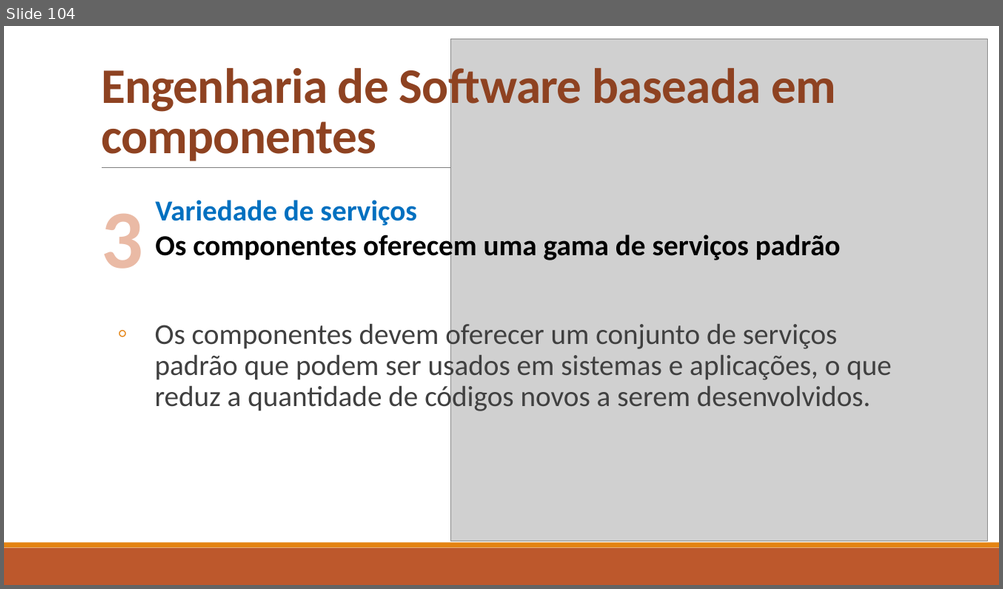
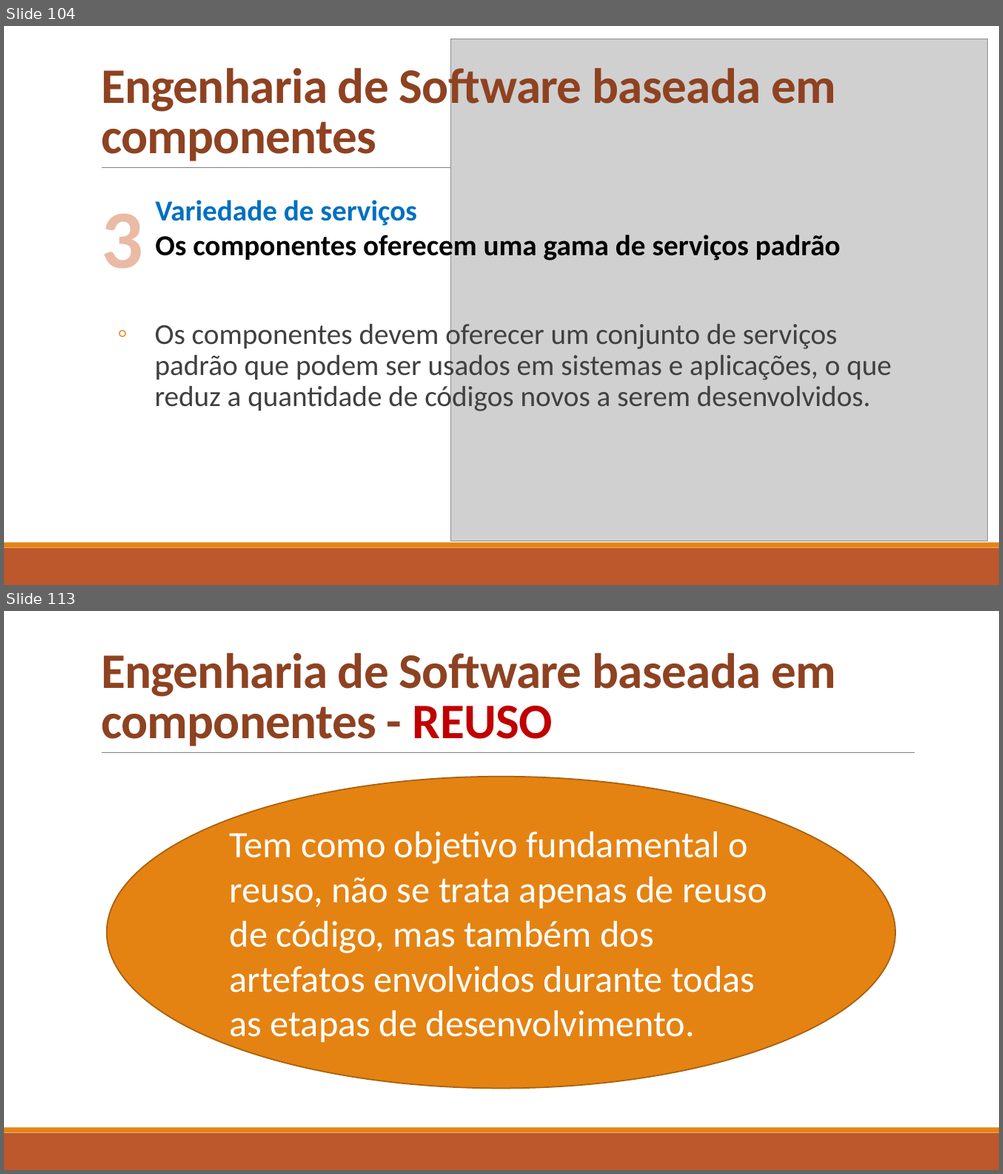
Before and after one commit to celsofurtado/reuso, a slide deck: Reuso de Software e Componentes.pptx. Shown one above the other, each under a label of ours: slide 104 before the commit, slides 104 and 113 after it; the slides between them are not shown. The pictures are 1003x589 and 1003x1174 pixels, drawn with LibreOffice and Linux fonts; fonts in the diff are those of the drawing; grey boxes stand for pictures. Boxes give left, top, right and bottom in pixels: in the first picture for what was removed or moved away, otherwise in the second. Text is boxed around its words. In the diff, an @@ line names an element or a change of style, - is before the commit and + after.

```diff
--- a/Reuso de Software e Componentes.pptx
+++ b/Reuso de Software e Componentes.pptx
@@ slide 113 added at box(4, 611, 999, 1170), background #FFFFFF; not listed: 3 template elements that a slide beside it also shows @@
@@ title added at box(101, 653, 836, 746), 48 pt, text #8E4221, bold @@
+Engenharia de Software baseada em componentes - REUSO
@@ ellipse added at box(107, 777, 896, 1088), fill #E48312, outline #A9610D 1.25 pt, 36 pt, text #FFFFFF @@
+Tem como objetivo fundamental o reuso, não se trata apenas de reuso de código, mas também dos artefatos envolvidos durante todas as etapas de desenvolvimento.
```
Also in this commit, not shown: 35 other slides added.
